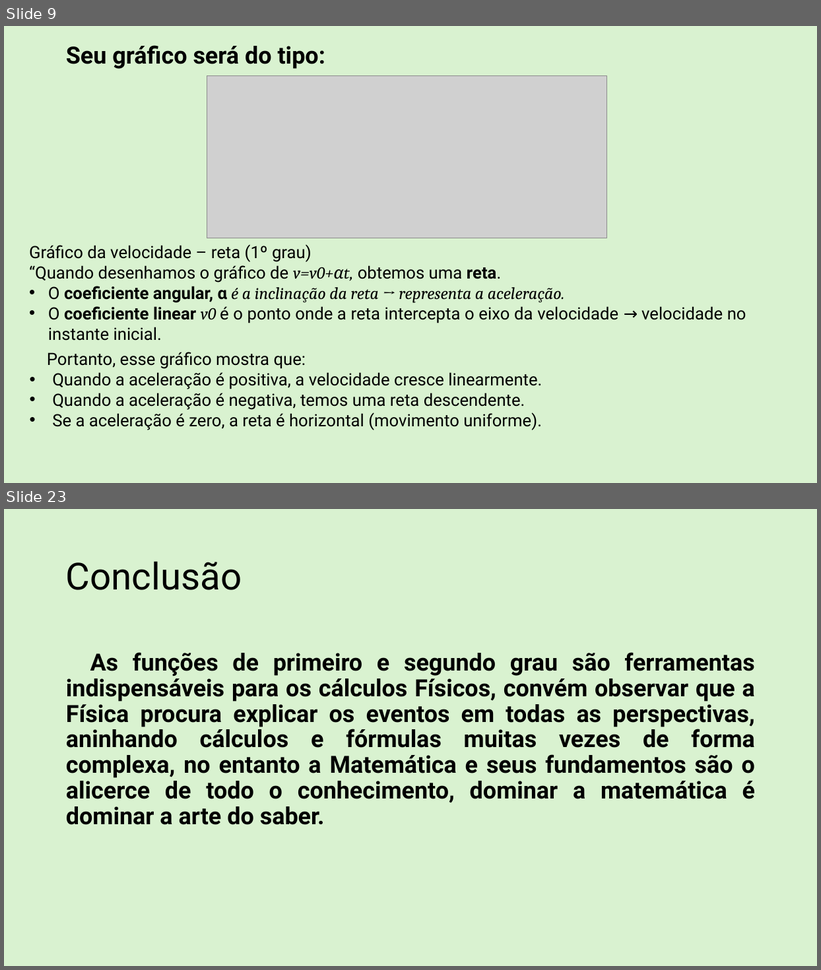
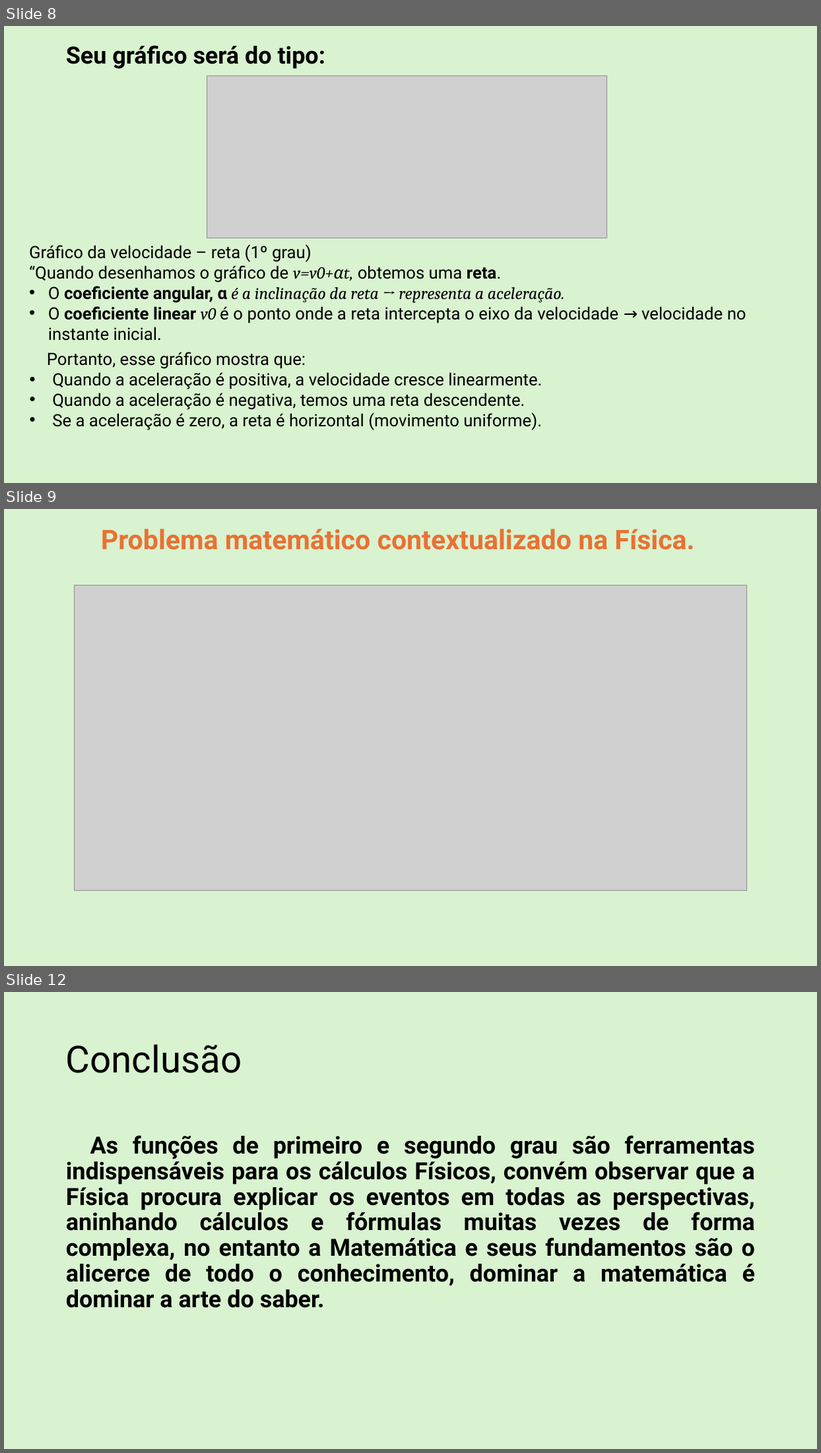
Before and after one commit to Rafael-Silva-Natal/IFRN_apresentacoes, a slide deck: Downloads/Matematica Fundamental.pptx. Shown one above the other, each under a label of ours: slides 9 and 23 before the commit, slides 8, 9 and 12 after it; the slides between them are not shown. The pictures are 821x970 and 821x1453 pixels, drawn with LibreOffice and Linux fonts; fonts in the diff are those of the drawing; grey boxes stand for pictures. Boxes give left, top, right and bottom in pixels: in the first picture for what was removed or moved away, otherwise in the second. Text is boxed around its words. In the diff, an @@ line names an element or a change of style, - is before the commit and + after.

```diff
--- a/Downloads/Matematica Fundamental.pptx
+++ b/Downloads/Matematica Fundamental.pptx
@@ slide 9 added at box(4, 509, 817, 966), background #D9F2D0 @@
@@ title added at box(101, 529, 694, 550), 32 pt, text #E97132, bold @@
+Problema matemático contextualizado na Física.
@@ picture added at box(74, 586, 747, 891) @@
@@ what was slide 9 is now slide 8 @@
@@ what was slide 23 is now slide 12 @@
```
Also in this commit, not shown: 5 slides changed, 2 other slides added, 14 slides removed, 2 other files.
